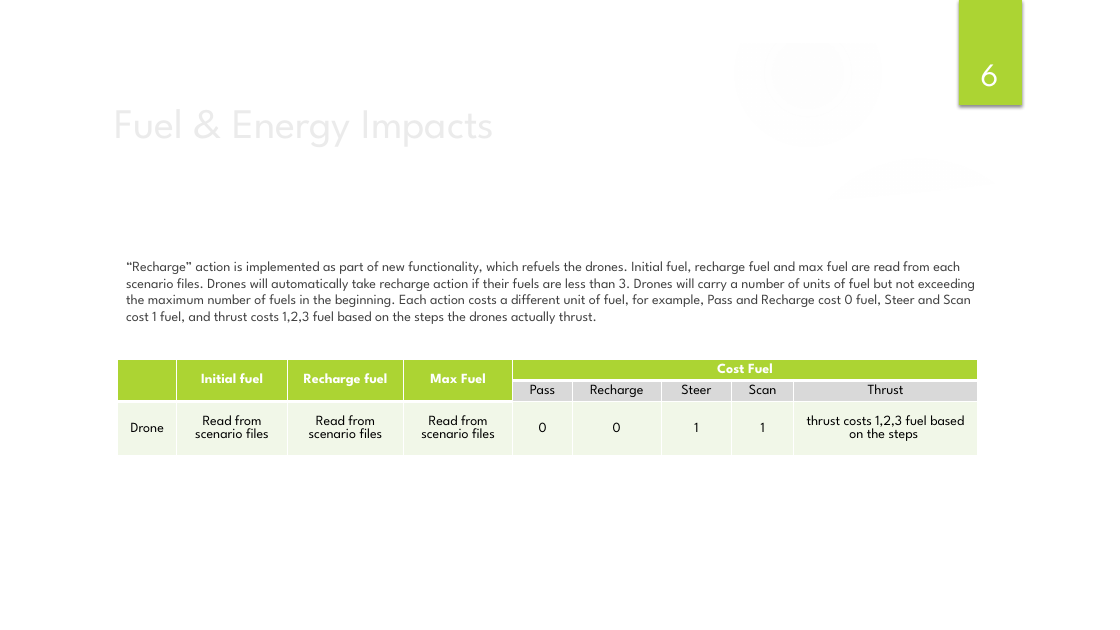
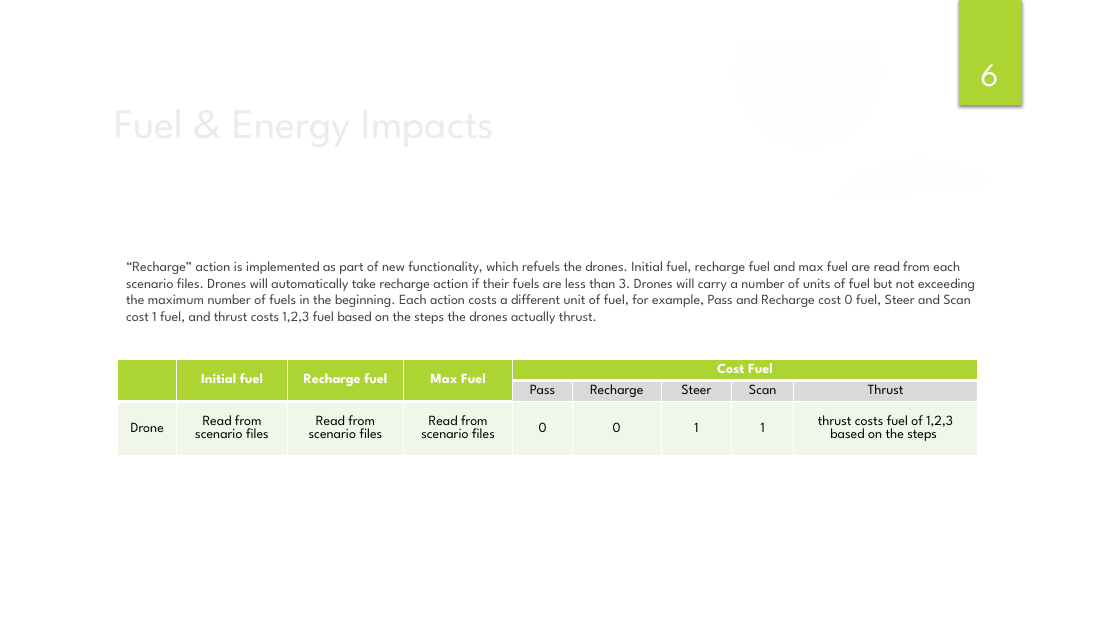
Before and after one commit to WajuejiTechnic/Star-Search-Simulation-Project, a slide deck: slide 7 of A6/docs/System_Design.pptx. Drawn at 1120x630 pixels with LibreOffice and Linux fonts; fonts in the diff are those of the drawing; background and template pictures are left out. Boxes give left, top, right and bottom in pixels: in the first picture for what was removed or moved away, otherwise in the second. Text is boxed around its words. In the diff, an @@ line names an element or a change of style, - is before the commit and + after.

```diff
--- a/A6/docs/System_Design.pptx
+++ b/A6/docs/System_Design.pptx
@@ table at [118,360,978,464] @@
-row 3, column 9: thrust costs 1,2,3 fuel based on the steps
+row 3, column 9: thrust costs fuel of 1,2,3 based on the steps
```
Also in this commit, not shown: 2 other slides changed, 1 other file.
